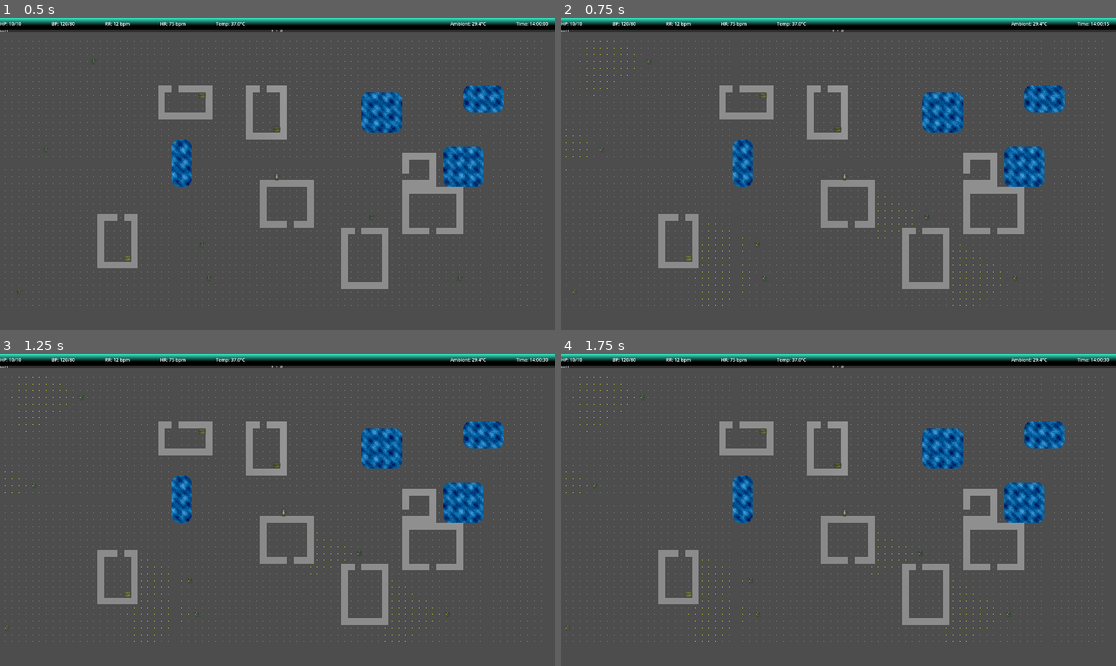
Above: before the commit, frames 1-4 (two rows, left to right).
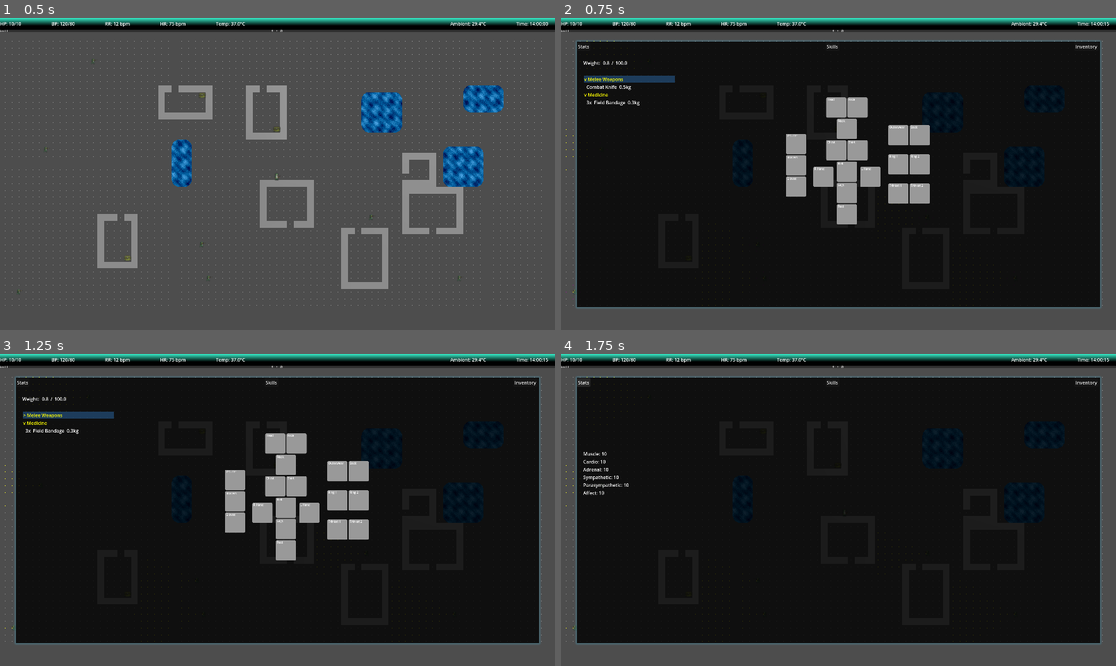
Above: after the commit, the same moments.

Repository: Bigfeta1/ASCIIRogueLike
Game: Godot game, scene res://scenes/main/main_scene.tscn
Two runs of this game, one before a commit and one after it. Both use one fixed random seed, a clock stepped at 60 frames per second and the inputs below.
Inputs (mouse positions are in pixels of both pictures, inside the frame that each line leads up to):
- Up to frame 1 (0.5 s): no input
- Up to frame 2 (0.75 s): tap Enter at 0.5 s; move the mouse to (960, 158) at 0.52 s; hold D from 0.53 s (still down); tap I at 0.6 s; click (960, 158) at 0.67 s
- Up to frame 3 (1.25 s): keep holding D; tap Space at 0.77 s; tap E at 0.8 s
- Up to frame 4 (1.75 s): release D at 1.25 s; click (583, 382) at 1.25 s, where only the run after the commit has a clickable "Stats"

Frame 1 is identical in both runs. In frame 2, 81% of the frame differs, in the area x 2-98%, y 7-94%; in frame 3, 81%; in frame 4, 81%, in the area x 0-99%, y 1-94%.

Commit message:
character sheet

Diff:
--- /dev/null
+++ b/data/items.json
@@ -0,0 +1,18 @@
+[
+	{
+		"id": "combat_knife",
+		"name": "Combat Knife",
+		"weight": 0.5,
+		"category": "melee",
+		"sprite": "res://assets/images/items/spr_combat_knife.png",
+		"slot": "r_hand"
+	},
+	{
+		"id": "field_bandage",
+		"name": "Field Bandage",
+		"weight": 0.1,
+		"category": "medicine",
+		"sprite": "res://assets/images/items/spr_field_bandage.png",
+		"slot": null
+	}
+]
--- a/project.godot
+++ b/project.godot
@@ -20,6 +20,7 @@
 WorldState="*res://scripts/world_state.gd"
 TileRegistry="*res://tile_registry.gd"
 SceneLoader="*res://scripts/scene_loader.gd"
+ItemRegistry="*res://scripts/item_registry.gd"
 
 [display]
 
--- a/scenes/character/character.gd
+++ b/scenes/character/character.gd
@@ -18,6 +18,15 @@
 	if character_role == CharacterRole.PLAYER:
 		_character_sheet = get_parent().get_node("CanvasLayer/CharacterSheet")
 		_character_sheet.visible = false
+		_character_sheet.init(get_node("CharacterInventory"))
+		_character_sheet.close_requested.connect(func() -> void:
+			action_state = ActionState.MOVEMENT
+			_character_sheet.visible = false)
+
+		get_node("CharacterInventory").add_item("combat_knife")
+		get_node("CharacterInventory").add_item("field_bandage")
+		get_node("CharacterInventory").add_item("field_bandage")
+		get_node("CharacterInventory").add_item("field_bandage")
 
 func _unhandled_input(event: InputEvent) -> void:
 	if character_role != CharacterRole.PLAYER:
@@ -28,12 +37,30 @@
 		return
 	match event.keycode:
 		KEY_TAB:
-			if action_state == ActionState.MENU:
+			if action_state != ActionState.MENU:
+				action_state = ActionState.MENU
+				_character_sheet.visible = true
+			elif _character_sheet._inventory_state == _character_sheet.InventoryState.ITEM_ACTION:
+				pass
+			elif _character_sheet._tab == _character_sheet.Tab.STATS:
 				action_state = ActionState.MOVEMENT
+				_character_sheet.close()
 				_character_sheet.visible = false
 			else:
+				_character_sheet._set_tab(_character_sheet.Tab.STATS)
+		KEY_I:
+			if action_state != ActionState.MENU:
 				action_state = ActionState.MENU
 				_character_sheet.visible = true
+				_character_sheet._set_tab(_character_sheet.Tab.INVENTORY)
+			elif _character_sheet._inventory_state == _character_sheet.InventoryState.ITEM_ACTION:
+				pass
+			elif _character_sheet._tab == _character_sheet.Tab.INVENTORY:
+				action_state = ActionState.MOVEMENT
+				_character_sheet.close()
+				_character_sheet.visible = false
+			else:
+				_character_sheet._set_tab(_character_sheet.Tab.INVENTORY)
 		KEY_C:
 			if action_state == ActionState.MENU:
 				return
--- a/scenes/character/character.tscn
+++ b/scenes/character/character.tscn
@@ -13,6 +13,7 @@
 [ext_resource type="Script" uid="uid://2khxtxptmbeo" path="res://scenes/character/character_ai.gd" id="11_ai"]
 [ext_resource type="Script" uid="uid://urqnxk88qgnp" path="res://scenes/character/character_actions.gd" id="12_actions"]
 [ext_resource type="Script" uid="uid://binrlapg1tfy8" path="res://scenes/character/character_combat.gd" id="13_combat"]
+[ext_resource type="Script" path="res://scenes/character/character_inventory.gd" id="14_inventory"]
 
 [sub_resource type="ShaderMaterial" id="ShaderMaterial_nfk4m"]
 render_priority = 0
@@ -53,6 +54,7 @@
 script = ExtResource("13_combat")
 
 [node name="CharacterInventory" type="Node" parent="."]
+script = ExtResource("14_inventory")
 
 [node name="CharacterSound" type="Node" parent="."]
 script = ExtResource("5_irmqu")
--- /dev/null
+++ b/scenes/character/character_inventory.gd
@@ -0,0 +1,121 @@
+extends Node
+
+signal item_clicked(label: Label)
+
+const CATEGORY_ORDER: Array = ["melee", "ranged", "armor", "clothes", "medicine", "misc"]
+const CATEGORY_LABELS: Dictionary = {
+	"melee": "Melee Weapons",
+	"ranged": "Ranged Weapons",
+	"armor": "Armor",
+	"clothes": "Clothes",
+	"medicine": "Medicine",
+	"misc": "Misc",
+}
+
+var items: Array[String] = []
+var collapsed: Dictionary = {}
+
+# Each entry: { "type": "header"/"item", "category": String, "node": Label }
+var selectable_entries: Array = []
+
+var _label_current_weight: Label
+var _label_max_weight: Label
+var item_list: VBoxContainer
+
+func _ready() -> void:
+	var character := get_parent()
+	if character.character_role != character.CharacterRole.PLAYER:
+		return
+	var sheet := character.get_parent().get_node("CanvasLayer/CharacterSheet")
+	var weight_labels := sheet.get_node("InventoryPanel/WeightLabels")
+	_label_current_weight = weight_labels.get_node("CurrentWeightLabel")
+	_label_max_weight = weight_labels.get_node("CurrentWeightLabel2")
+	item_list = sheet.get_node("InventoryPanel/InventoryList/ScrollContainer/ItemList")
+	_refresh_ui()
+
+func carry_capacity() -> float:
+	var levels := get_parent().get_node("CharacterLevels")
+	return 100.0 + levels.stat_mod(levels.muscle) * 5.0
+
+func current_weight() -> float:
+	var total := 0.0
+	for id in items:
+		total += ItemRegistry.get_item(id).get("weight", 0.0) as float
+	return total
+
+func can_add(id: String) -> bool:
+	var weight: float = ItemRegistry.get_item(id).get("weight", 0.0)
+	return current_weight() + weight <= carry_capacity()
+
+func add_item(id: String) -> bool:
+	if not can_add(id):
+		return false
+	items.append(id)
+	_refresh_ui()
+	return true
+
+func remove_item(id: String) -> bool:
+	var idx := items.find(id)
+	if idx == -1:
+		return false
+	items.remove_at(idx)
+	_refresh_ui()
+	return true
+
+func toggle_category(category: String) -> void:
+	collapsed[category] = not collapsed.get(category, false)
+	_refresh_ui()
+
+func _refresh_ui() -> void:
+	if _label_current_weight == null:
+		return
+	_label_current_weight.text = "%.1f" % current_weight()
+	_label_max_weight.text = "%.1f" % carry_capacity()
+
+	for child in item_list.get_children():
+		child.queue_free()
+	selectable_entries.clear()
+
+	# Group counts by category
+	var by_category: Dictionary = {}
+	var counts: Dictionary = {}
+	for id in items:
+		counts[id] = counts.get(id, 0) + 1
+	for id in counts:
+		var cat: String = ItemRegistry.get_item(id).get("category", "misc") as String
+		if not CATEGORY_ORDER.has(cat):
+			cat = "misc"
+		if not by_category.has(cat):
+			by_category[cat] = []
+		by_category[cat].append(id)
+
+	for cat in CATEGORY_ORDER:
+		if not by_category.has(cat):
+			continue
+		var is_collapsed: bool = collapsed.get(cat, false)
+		var arrow := "v " if not is_collapsed else "> "
+		var header := Label.new()
+		header.text = arrow + CATEGORY_LABELS[cat]
+		header.add_theme_color_override("font_color", Color.YELLOW)
+		header.mouse_filter = Control.MOUSE_FILTER_STOP
+		header.gui_input.connect(func(event: InputEvent) -> void:
+			if event is InputEventMouseButton and event.button_index == MOUSE_BUTTON_LEFT and event.pressed:
+				toggle_category(cat))
+		item_list.add_child(header)
+		selectable_entries.append({"type": "header", "category": cat, "node": header})
+
+		if is_collapsed:
+			continue
+		for id in by_category[cat]:
+			var data := ItemRegistry.get_item(id)
+			var qty: int = counts[id]
+			var unit_weight: float = data.get("weight", 0.0) as float
+			var prefix := "%dx  " % qty if qty > 1 else ""
+			var label := Label.new()
+			label.text = "  %s%s  %.1fkg" % [prefix, data.get("name", id), unit_weight * qty]
+			label.mouse_filter = Control.MOUSE_FILTER_STOP
+			label.gui_input.connect(func(event: InputEvent) -> void:
+				if event is InputEventMouseButton and event.button_index == MOUSE_BUTTON_LEFT and event.pressed:
+					item_clicked.emit(label))
+			item_list.add_child(label)
+			selectable_entries.append({"type": "item", "category": cat, "node": label})
--- a/scenes/main/character_sheet.gd
+++ b/scenes/main/character_sheet.gd
@@ -1,18 +1,143 @@
 extends Control
 
+signal close_requested
+
 enum Tab { STATS, SKILLS, INVENTORY }
+enum InventoryState { BROWSING, ITEM_ACTION }
+
+const _HIGHLIGHT_COLOR := Color(0.2, 0.5, 0.8, 0.4)
+const _ACTION_LABELS := ["Inspect", "Drop"]
 
 var _tab: Tab = Tab.STATS
+var _inventory_state: InventoryState = InventoryState.BROWSING
+var _selected_index: int = 0
+var _action_index: int = 0
+var _inventory: Node
+var _action_panel: PanelContainer
+var _action_list: VBoxContainer
 
 func _ready() -> void:
 	$TabBar/StatsButton.pressed.connect(_set_tab.bind(Tab.STATS))
 	$TabBar/SkillsButton.pressed.connect(_set_tab.bind(Tab.SKILLS))
 	$TabBar/InventoryButton.pressed.connect(_set_tab.bind(Tab.INVENTORY))
+	_action_panel = $InventoryPanel/ItemActionPanel
+	_action_list = $InventoryPanel/ItemActionPanel/ActionList
 	_set_tab(Tab.STATS)
+
+func init(inventory: Node) -> void:
+	_inventory = inventory
+	_inventory.item_clicked.connect(_open_item_action)
 
 func _set_tab(tab: Tab) -> void:
 	_tab = tab
 	$StatsPanel.visible = _tab == Tab.STATS
 	$SkillsPanel.visible = _tab == Tab.SKILLS
 	$InventoryPanel.visible = _tab == Tab.INVENTORY
+	_selected_index = 0
+	_set_inventory_state(InventoryState.BROWSING)
+	_refresh_selection()
 	get_viewport().gui_release_focus()
+
+func _set_inventory_state(state: InventoryState) -> void:
+	_inventory_state = state
+	_action_panel.visible = _inventory_state == InventoryState.ITEM_ACTION
+	if _inventory_state == InventoryState.ITEM_ACTION:
+		_action_index = 0
+		_refresh_action_selection()
+
+func _open_item_action(item_label: Label) -> void:
+	var label_global := item_label.get_global_rect()
+	_action_panel.position = label_global.position - _action_panel.get_parent().get_global_position() + Vector2(320.0, 0.0)
+	_set_inventory_state(InventoryState.ITEM_ACTION)
+
+func _unhandled_input(event: InputEvent) -> void:
+	if not visible:
+		return
+	if not event is InputEventKey:
+		return
+	if not event.pressed:
+		return
+	if event.keycode == KEY_ESCAPE and _inventory_state == InventoryState.BROWSING:
+		close()
+		accept_event()
+		return
+	if _tab != Tab.INVENTORY:
+		return
+	match _inventory_state:
+		InventoryState.BROWSING:
+			_handle_browsing_input(event)
+		InventoryState.ITEM_ACTION:
+			_handle_action_input(event)
+
+func close() -> void:
+	_set_tab(Tab.STATS)
+	close_requested.emit()
+
+func _handle_browsing_input(event: InputEvent) -> void:
+	var entries: Array = _inventory.selectable_entries
+	var count: int = entries.size()
+	if count == 0:
+		return
+	match event.keycode:
+		KEY_W, KEY_UP:
+			_selected_index = posmod(_selected_index - 1, count)
+			_refresh_selection()
+			accept_event()
+		KEY_S, KEY_DOWN:
+			_selected_index = posmod(_selected_index + 1, count)
+			_refresh_selection()
+			accept_event()
+		KEY_E, KEY_ENTER, KEY_KP_ENTER:
+			var entry: Dictionary = entries[_selected_index]
+			if entry["type"] == "header":
+				_inventory.toggle_category(entry["category"])
+				_selected_index = mini(_selected_index, _inventory.selectable_entries.size() - 1)
+				_refresh_selection()
+			elif entry["type"] == "item":
+				_open_item_action(entry["node"])
+			accept_event()
+
+func _handle_action_input(event: InputEvent) -> void:
+	match event.keycode:
+		KEY_W, KEY_UP:
+			_action_index = posmod(_action_index - 1, _ACTION_LABELS.size())
+			_refresh_action_selection()
+			accept_event()
+		KEY_S, KEY_DOWN:
+			_action_index = posmod(_action_index + 1, _ACTION_LABELS.size())
+			_refresh_action_selection()
+			accept_event()
+		KEY_E, KEY_ENTER, KEY_KP_ENTER:
+			_confirm_action()
+			accept_event()
+		KEY_ESCAPE:
+			_set_inventory_state(InventoryState.BROWSING)
+			accept_event()
+
+func _confirm_action() -> void:
+	# Placeholder — actions will be implemented later
+	_set_inventory_state(InventoryState.BROWSING)
+
+func _refresh_selection() -> void:
+	if _inventory == null:
+		return
+	var entries: Array = _inventory.selectable_entries
+	for i in entries.size():
+		var label: Label = entries[i]["node"]
+		if i == _selected_index:
+			label.add_theme_stylebox_override("normal", _make_highlight_box())
+		else:
+			label.remove_theme_stylebox_override("normal")
+
+func _refresh_action_selection() -> void:
+	for i in _action_list.get_child_count():
+		var label := _action_list.get_child(i) as Label
+		if i == _action_index:
+			label.add_theme_stylebox_override("normal", _make_highlight_box())
+		else:
+			label.remove_theme_stylebox_override("normal")
+
+func _make_highlight_box() -> StyleBoxFlat:
+	var box := StyleBoxFlat.new()
+	box.bg_color = _HIGHLIGHT_COLOR
+	return box
--- a/scenes/main/main_scene.tscn
+++ b/scenes/main/main_scene.tscn
@@ -640,6 +640,77 @@
 text = "L Hand"
 label_settings = SubResource("LabelSettings_l7pil")
 
+[node name="WeightLabels" type="Control" parent="CanvasLayer/CharacterSheet/InventoryPanel"]
+anchors_preset = 0
+offset_left = 22.0
+offset_right = 62.0
+offset_bottom = 40.0
+
+[node name="Title" type="Label" parent="CanvasLayer/CharacterSheet/InventoryPanel/WeightLabels"]
+layout_mode = 0
+offset_right = 40.0
+offset_bottom = 23.0
+text = "Weight:"
+
+[node name="CurrentWeightLabel" type="Label" parent="CanvasLayer/CharacterSheet/InventoryPanel/WeightLabels"]
+layout_mode = 0
+offset_left = 68.0
+offset_right = 108.0
+offset_bottom = 23.0
+text = "x"
+
+[node name="Slash" type="Label" parent="CanvasLayer/CharacterSheet/InventoryPanel/WeightLabels"]
+layout_mode = 0
+offset_left = 98.0
+offset_right = 138.0
+offset_bottom = 23.0
+text = "/"
+
+[node name="CurrentWeightLabel2" type="Label" parent="CanvasLayer/CharacterSheet/InventoryPanel/WeightLabels"]
+layout_mode = 0
+offset_left = 111.0
+offset_right = 151.0
+offset_bottom = 23.0
+text = "x"
+
+[node name="InventoryList" type="Control" parent="CanvasLayer/CharacterSheet/InventoryPanel"]
+anchors_preset = 0
+offset_left = 25.0
+offset_top = 56.0
+offset_right = 340.0
+offset_bottom = 812.0
+
+[node name="ScrollContainer" type="ScrollContainer" parent="CanvasLayer/CharacterSheet/InventoryPanel/InventoryList"]
+layout_mode = 1
+anchors_preset = 15
+anchor_right = 1.0
+anchor_bottom = 1.0
+grow_horizontal = 2
+grow_vertical = 2
+
+[node name="ItemList" type="VBoxContainer" parent="CanvasLayer/CharacterSheet/InventoryPanel/InventoryList/ScrollContainer"]
+layout_mode = 2
+size_flags_horizontal = 3
+
+[node name="ItemActionPanel" type="PanelContainer" parent="CanvasLayer/CharacterSheet/InventoryPanel"]
+visible = false
+layout_mode = 0
+offset_left = 25.0
+offset_top = 56.0
+offset_right = 175.0
+offset_bottom = 116.0
+
+[node name="ActionList" type="VBoxContainer" parent="CanvasLayer/CharacterSheet/InventoryPanel/ItemActionPanel"]
+layout_mode = 2
+
+[node name="InspectLabel" type="Label" parent="CanvasLayer/CharacterSheet/InventoryPanel/ItemActionPanel/ActionList"]
+layout_mode = 2
+text = "Inspect"
+
+[node name="DropLabel" type="Label" parent="CanvasLayer/CharacterSheet/InventoryPanel/ItemActionPanel/ActionList"]
+layout_mode = 2
+text = "Drop"
+
 [node name="GameLogic" type="Node" parent="."]
 
 [node name="TurnOrder" type="Node" parent="GameLogic"]
--- /dev/null
+++ b/scripts/item_registry.gd
@@ -0,0 +1,18 @@
+extends Node
+
+const _PATH := "res://data/items.json"
+
+var _items: Dictionary = {}
+
+func _ready() -> void:
+	var file := FileAccess.open(_PATH, FileAccess.READ)
+	var records: Array = JSON.parse_string(file.get_as_text())
+	file.close()
+	for record in records:
+		_items[record["id"]] = record
+
+func get_item(id: String) -> Dictionary:
+	return _items.get(id, {})
+
+func has_item(id: String) -> bool:
+	return _items.has(id)
Not shown: 1 places in scenes/character/character.tscn that only renumber resources
Not shown, added: scenes/character/character_inventory.gd.uid
Not shown, added: scripts/item_registry.gd.uid
